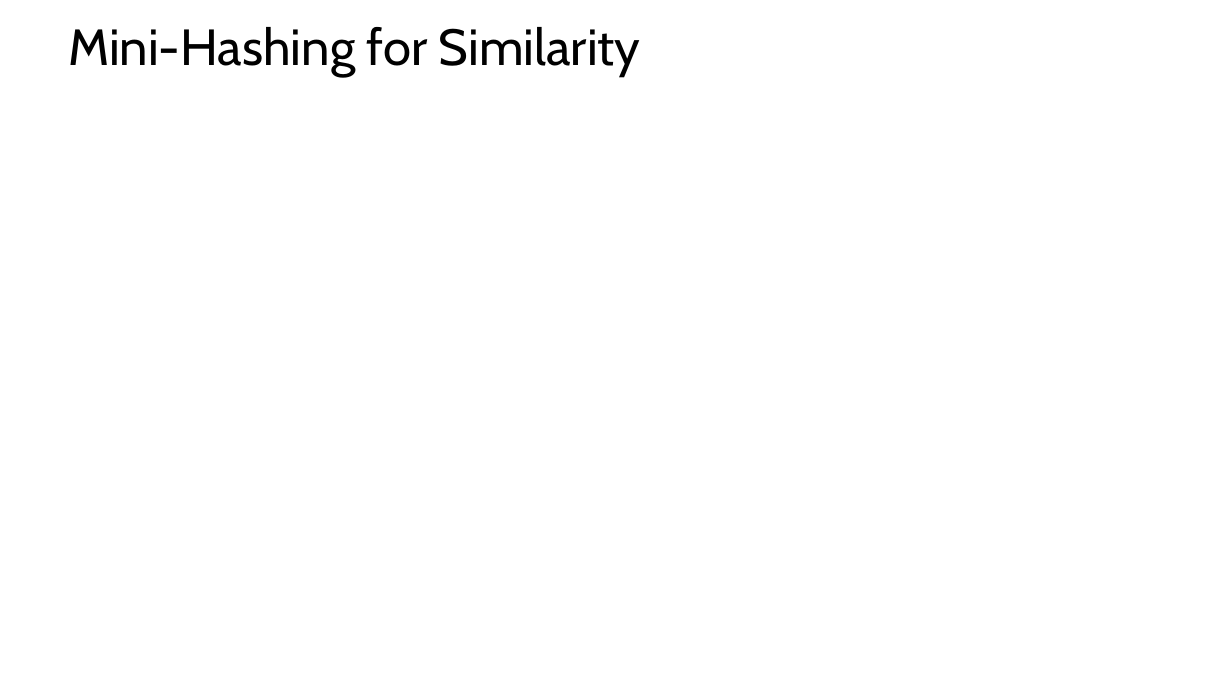
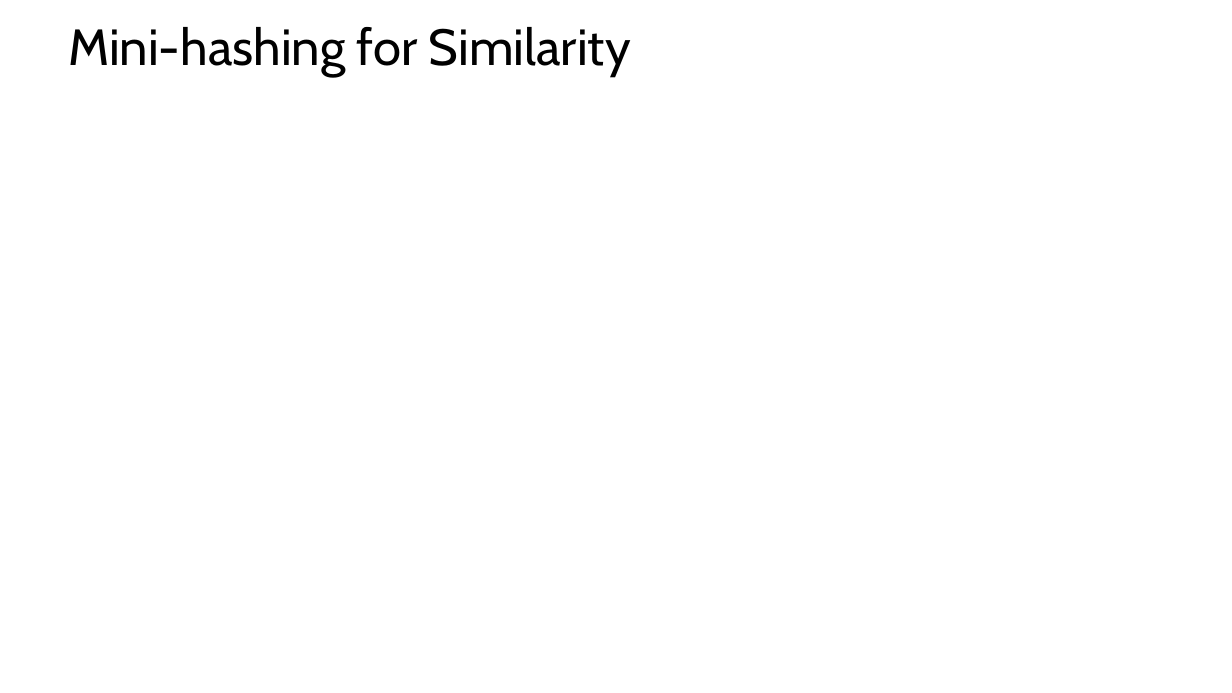
Before and after one commit to StephenElston/CSCI-E-108, a slide deck: slide 8 of slides/4_DistanceAndSimilarityMeasures_Part2.pptx (slide 30 before the commit). Drawn at 1232x693 pixels with LibreOffice and Linux fonts; fonts in the diff are those of the drawing; grey boxes stand for pictures. Boxes give left, top, right and bottom in pixels: in the first picture for what was removed or moved away, otherwise in the second. Text is boxed around its words. In the diff, an @@ line names an element or a change of style, - is before the commit and + after.

```diff
--- a/slides/4_DistanceAndSimilarityMeasures_Part2.pptx
+++ b/slides/4_DistanceAndSimilarityMeasures_Part2.pptx
@@ title at [68, 27, 631, 77]: text changed @@
-Mini-Hashing for Similarity
+Mini-hashing for Similarity
```
Also in this commit, not shown: 12 other slides changed, 1 slide added, 26 slides removed, 1 other file.
